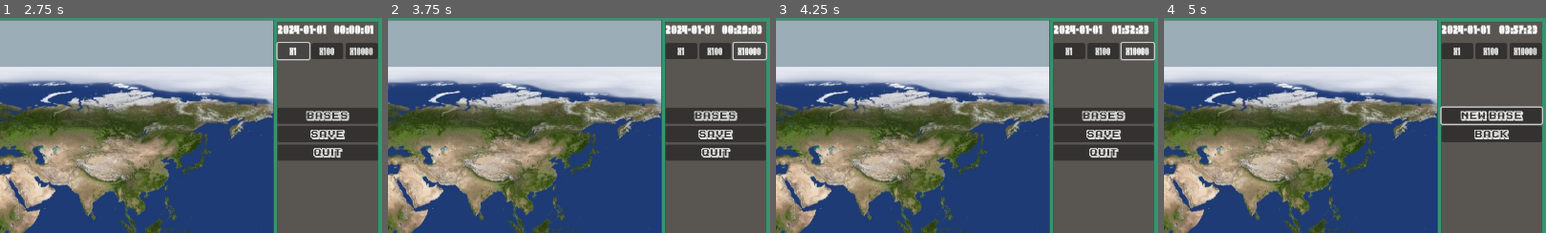
Above: before the commit, frames 1-4 (left to right).
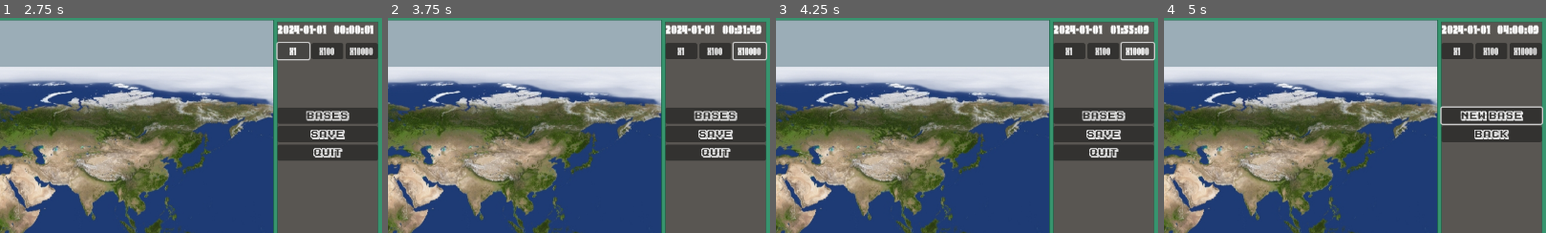
Above: after the commit, the same moments.

Repository: mmyumu/OVNI-godot
Game: Godot game, scene res://menu.tscn
Two runs of this game, one before a commit and one after it. Both use one fixed random seed, a clock stepped at 60 frames per second and the inputs below.
Inputs (mouse positions are % of the whole screen's width and height, from its top left):
- Up to frame 1 (2.75 s): click "Start" at 0.5 s; click (44, 30) at 1.27 s; click "x1" at 2 s
- Up to frame 2 (3.75 s): click "x100" at 2.75 s; click "x10000" at 3.5 s
- Up to frame 3 (4.25 s): no input
- Up to frame 4 (5 s): click "Bases" at 4.25 s
The pictures show only the part of the screen within x 50-100%, y 0-50%; the shares and areas given below are measured in that part.

Frame 1 is identical in both runs. In frame 2, 0.2% of the frame differs, in the area x 87-98%, y 3-8%; in frame 3, 0.2%; in frame 4, 0.3%, in the area x 87-99%, y 3-8%.

Commit message:
Master mind is now autoload, manage time_factor when changing scenes

Diff:
--- a/data/datetime.gd
+++ b/data/datetime.gd
@@ -3,13 +3,15 @@
 @export var timestamp: float = Time.get_unix_time_from_datetime_dict(Dictionary({year=2024, month=1, day=1, hour=0, minute=0, second=0}))
 
 func spent(time_spent):
+	var previous_date: Datetime = get_datetime()
 	timestamp += time_spent
-	return get_datetime()
+	return [previous_date, get_datetime()]
 
 func get_datetime() -> Datetime:
 	return Datetime.new(timestamp)
 
 class Datetime:
+	var timestamp: float
 	var year: int
 	var month: int
 	var day: int
@@ -17,7 +19,11 @@
 	var minute: int
 	var second: int
 
-	func _init(timestamp: float):
+	func _init(timestamp_to_set: float):
+		timestamp = timestamp_to_set
+		_update()
+
+	func _update():
 		var datetime = _timestamp_to_date(timestamp)
 		year = datetime[0]
 		month = datetime[1]
--- a/game_slots/game_slot.gd
+++ b/game_slots/game_slot.gd
@@ -40,9 +40,11 @@
 	Saver.save_data()
 	build_game_slot()
 	get_tree().change_scene_to_file("res://global/main.tscn")
+	Datetimer.time_factor = 1.
 
 func _on_slot_pressed():
 	Saver.set_slot(slot_number)
 	Saver.load_data()
 	build_game_slot()
 	get_tree().change_scene_to_file("res://global/main.tscn")
+	Datetimer.time_factor = 1.
--- a/global.gd
+++ b/global.gd
@@ -2,6 +2,7 @@
 
 var current_base: BaseData
 var last_menu_button_path: NodePath
+var last_time_factor: float
 
 func get_current_base():
 	if current_base:
--- a/global/clock.gd
+++ b/global/clock.gd
@@ -7,12 +7,12 @@
 
 
 func _on_x1_button_pressed():
-	$Datetimer.time_factor = 1.
+	Datetimer.time_factor = 1.
 
 
 func _on_x100_button_pressed():
-	$Datetimer.time_factor = 100.
+	Datetimer.time_factor = 100.
 
 
 func _on_x10000_button_pressed():
-	$Datetimer.time_factor = 10000.
+	Datetimer.time_factor = 10000.
--- a/global/clock.tscn
+++ b/global/clock.tscn
@@ -1,14 +1,11 @@
-[gd_scene load_steps=5 format=3 uid="uid://bwrmmci14rhu6"]
+[gd_scene load_steps=4 format=3 uid="uid://bwrmmci14rhu6"]
 
 [ext_resource type="Script" path="res://global/clock.gd" id="1_kp3xb"]
 [ext_resource type="FontFile" uid="uid://chqqcvfcsa8fu" path="res://fonts/shogunate/ShogunateAcademy-vm3lZ.otf" id="3_g2qh6"]
-[ext_resource type="PackedScene" uid="uid://cqkmpvwobj523" path="res://util/datetimer.tscn" id="3_qcehw"]
 [ext_resource type="FontFile" uid="uid://c1mgwsb6wtd8q" path="res://fonts/shogunate/ShogunateCondensed-nRxWY.otf" id="4_lf8e6"]
 
 [node name="Clock" type="Node2D"]
 script = ExtResource("1_kp3xb")
-
-[node name="Datetimer" parent="." instance=ExtResource("3_qcehw")]
 
 [node name="VSplitContainer" type="VSplitContainer" parent="."]
 custom_minimum_size = Vector2(168, 0)
--- a/global/global_menu.gd
+++ b/global/global_menu.gd
@@ -22,7 +22,6 @@
 
 func disable():
 	for node in find_children("*", "Button", true, false):
-		print(node.name)
 		node.disabled = true
 		node.set_focus_mode(0)
 	set_process_input(false)
@@ -83,6 +82,8 @@
 	display_root_menu()
 
 func _on_quit_pressed():
+	Datetimer.time_factor = 0.
+	Saver.save_data()
 	get_tree().change_scene_to_file("res://menu.tscn")
 
 func _on_new_base_pressed():
@@ -92,6 +93,8 @@
 func _on_menu_base_pressed(menu_button: MenuBaseButton, base: BaseData):
 	Global.current_base = base
 	Global.last_menu_button_path = menu_button.get_path()
+	Global.last_time_factor = Datetimer.time_factor
+	Datetimer.time_factor = 1.
 	get_tree().change_scene_to_file("res://base/main.tscn")
 
 func _on_menu_base_focus_entered(menu_button: MenuBaseButton, base: BaseData):
--- a/global/main.gd
+++ b/global/main.gd
@@ -1,7 +1,11 @@
 extends Node
 
+func _ready():
+	Datetimer.day_changed.connect(_on_day_changed)
 
 func _on_global_menu_new_base_selected():
+	Global.last_time_factor = Datetimer.time_factor
+	Datetimer.time_factor = 1.
 	$GlobalMenu.disable()
 	$EarthLayout.set_creating_new_base()
 
@@ -11,10 +15,11 @@
 	$GlobalMenu.build_bases_menu()
 	$GlobalMenu.enable()
 
-
 func _on_global_menu_menu_base_focus_entered(base: BaseData):
 	$EarthLayout.highlight_base(base)
 
-
 func _on_global_menu_menu_base_focus_exited(base: BaseData):
 	$EarthLayout.unhighlight_base()
+
+func _on_day_changed(date: DatetimeData.Datetime):
+	Saver.save_data()
--- a/global/main.tscn
+++ b/global/main.tscn
@@ -1,10 +1,11 @@
-[gd_scene load_steps=6 format=3 uid="uid://b0xxd1obrbyee"]
+[gd_scene load_steps=7 format=3 uid="uid://b0xxd1obrbyee"]
 
 [ext_resource type="Script" path="res://global/main.gd" id="1_2l2y7"]
 [ext_resource type="PackedScene" uid="uid://ch7s01w5lmnap" path="res://base/background.tscn" id="1_s62fp"]
 [ext_resource type="PackedScene" uid="uid://cvxq13weiv5vs" path="res://global/global_menu.tscn" id="3_a6hb2"]
 [ext_resource type="PackedScene" uid="uid://bica1ulaw40un" path="res://global/earth_layout.tscn" id="4_pjtn1"]
 [ext_resource type="PackedScene" uid="uid://bwrmmci14rhu6" path="res://global/clock.tscn" id="5_ioyox"]
+[ext_resource type="PackedScene" uid="uid://dfdiryq42g7aj" path="res://global/master_mind.tscn" id="6_r3itl"]
 
 [node name="Main" type="Node"]
 script = ExtResource("1_2l2y7")
@@ -32,6 +33,8 @@
 [node name="x10000Button" parent="Clock/VSplitContainer/ButtonsContainer" index="2"]
 focus_neighbor_bottom = NodePath("../../../../GlobalMenu/RootMenu/Bases")
 
+[node name="MasterMind" parent="." instance=ExtResource("6_r3itl")]
+
 [connection signal="menu_base_focus_entered" from="GlobalMenu" to="." method="_on_global_menu_menu_base_focus_entered"]
 [connection signal="menu_base_focus_exited" from="GlobalMenu" to="." method="_on_global_menu_menu_base_focus_exited"]
 [connection signal="new_base_selected" from="GlobalMenu" to="." method="_on_global_menu_new_base_selected"]
--- a/menu.gd
+++ b/menu.gd
@@ -4,6 +4,7 @@
 func _ready():
 	Input.set_mouse_mode(Input.MOUSE_MODE_VISIBLE)
 	$VBoxContainer/StartButton.grab_focus()
+	Datetimer.time_factor = 0.
 
 func _on_start_button_pressed():
 	get_tree().change_scene_to_file("res://game_slots/main.tscn")
--- a/project.godot
+++ b/project.godot
@@ -20,6 +20,8 @@
 GlobalVariables="*res://shootemup/global_variables.tscn"
 Saver="*res://saver.gd"
 Global="*res://global.gd"
+Datetimer="*res://util/datetimer.tscn"
+MasterMind="*res://util/master_mind.tscn"
 
 [display]
 
--- a/util/datetimer.gd
+++ b/util/datetimer.gd
@@ -1,11 +1,18 @@
 extends Node
 
 @export var time_factor = 1.0
-var previous_date: DatetimeData.Datetime
+#var previous_date: DatetimeData.Datetime
 
-func _process(delta):
-	var new_date: DatetimeData.Datetime = Saver.data.datetime.spent(delta * time_factor)
+signal day_changed(date: DatetimeData.Datetime)
+
+func _ready():
+	set_physics_process_internal(true)
+
+func _physics_process(delta):
+	var dates = Saver.data.datetime.spent(delta * time_factor)
+	var previous_date: DatetimeData.Datetime = dates[0]
+	var new_date: DatetimeData.Datetime = dates[1]
 	if new_date.changed_day(previous_date):
-		print("Save because new day")
-		Saver.save_data()
-	previous_date = new_date
+		print("previous_date=%s, new_date=%s"% [previous_date.get_datetime_str(), new_date.get_datetime_str()])
+		day_changed.emit(new_date)
+#	previous_date = new_date
--- /dev/null
+++ b/util/master_mind.gd
@@ -0,0 +1,11 @@
+extends Node
+
+var rng = RandomNumberGenerator.new()
+
+func _ready():
+	Datetimer.day_changed.connect(_on_day_changed)
+
+func _on_day_changed(date: DatetimeData.Datetime):
+	print("Master mind plans attacks")
+	var attack_date = DatetimeData.Datetime.new(date.timestamp + rng.randi_range(0, 86400))
+	print("Attack planned on %s" % attack_date.get_datetime_str())
--- /dev/null
+++ b/util/master_mind.tscn
@@ -0,0 +1,6 @@
+[gd_scene load_steps=2 format=3 uid="uid://dfdiryq42g7aj"]
+
+[ext_resource type="Script" path="res://util/master_mind.gd" id="1_xtnqc"]
+
+[node name="MasterMind" type="Node"]
+script = ExtResource("1_xtnqc")
